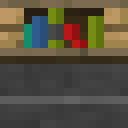
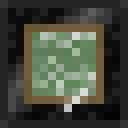
Before/after of a (128, 128) layered artwork. What changed in the layer stack:
added group "Chemist Top" with 11 layers above "Scribe Side" over [0, 0, 128, 128]
added layer "Layer #68" in group "Chemist Top" over [56, 80, 96, 128]
added layer "Layer #67" in group "Chemist Top" over [24, 24, 104, 104]
added layer "Pasted Layer #36" in group "Chemist Top" over [24, 24, 104, 104]
added layer "Layer #66" (hard light, 29%) in group "Chemist Top" over [8, 8, 120, 120]
added layer "Layer #62" in group "Chemist Top" over [0, 0, 128, 128]
added layer "Layer #61" in group "Chemist Top" over [0, 0, 128, 128]
added layer "Pasted Layer #30" (multiply) in group "Chemist Top" over [0, 0, 128, 128]
added layer "Pasted Layer #32" in group "Chemist Top" over [0, 0, 128, 128]
hid group "Scribe Side" (5 layers) over [0, 0, 128, 128]
hid group "Basic Top" (5 layers) over [0, 0, 128, 128]
